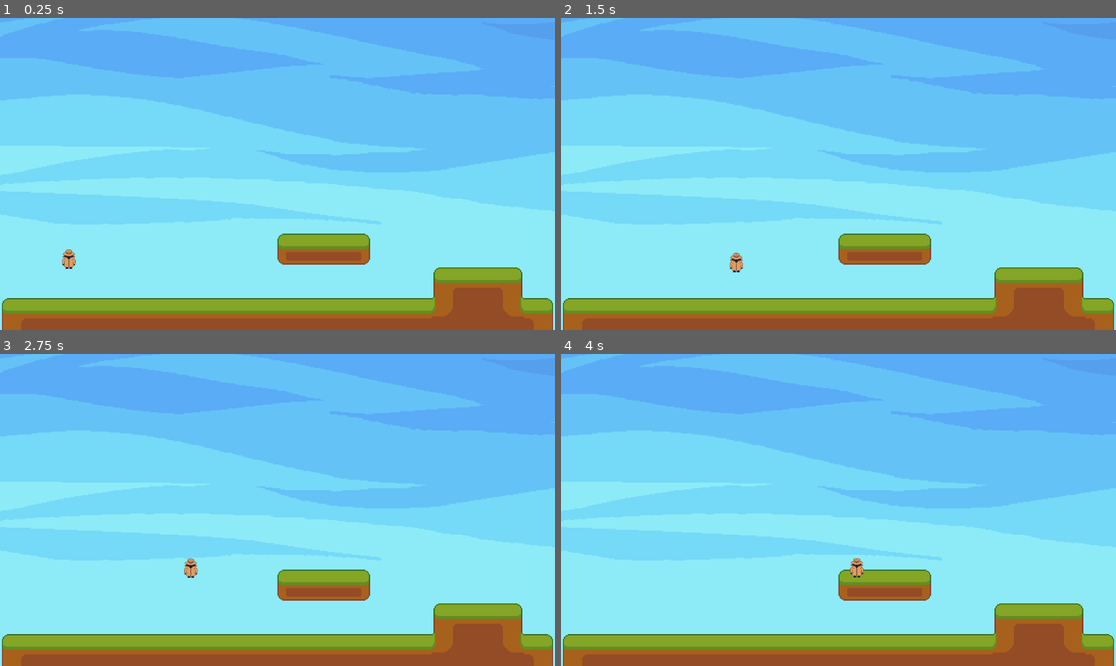
Above: before the commit, frames 1-4 (two rows, left to right).
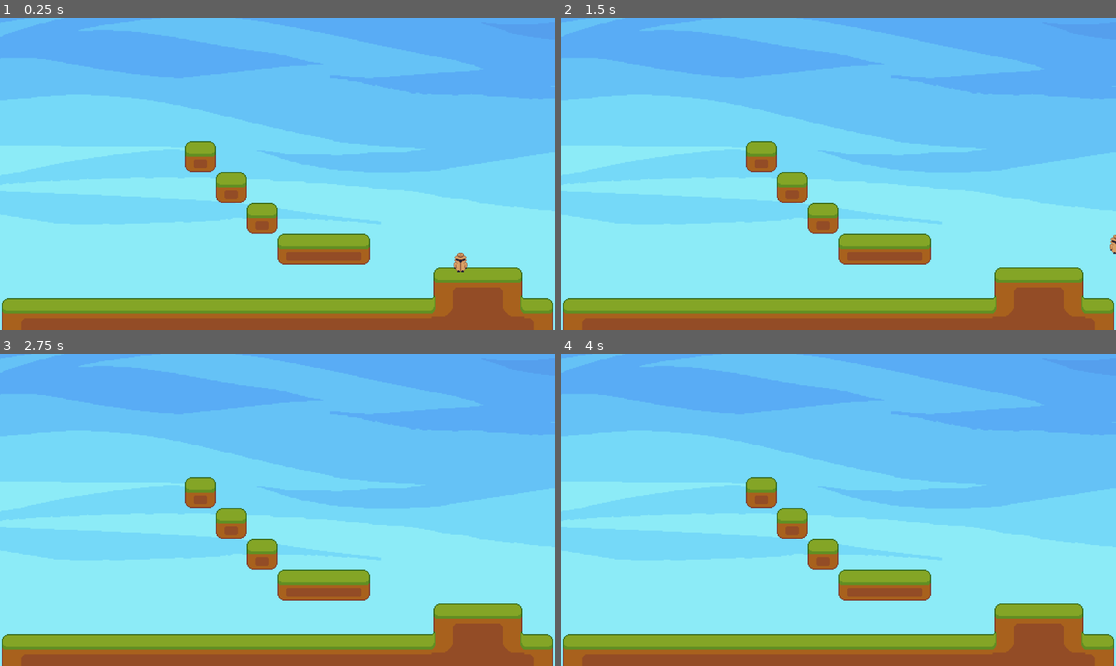
Above: after the commit, the same moments.

Repository: tjjoris/DEP_GoedWareJam
Game: Godot game, scene res://levels/level_yan.tscn
Same seed, same stepped clock (60 frames per second), same inputs: the game is played once before the commit and once after it. This scene is started directly instead of the project's main scene.
Inputs:
- Up to frame 1 (0.25 s): no input
- Up to frame 2 (1.5 s): hold D (right) from 0.53 s (still down); tap Space (jump) at 0.6, 0.77, 1.07, 1.35 s
- Up to frame 3 (2.75 s): tap Space (jump) at 1.52, 1.82, 2.1 s; release D (right) at 2.03 s; hold A (left) from 2.03 s (still down)
- Up to frame 4 (4 s): release A (left) at 2.78 s; hold D (right) from 2.78 s (still down); tap Space (jump) at 2.85, 3.02, 3.32, 3.6, 3.77 s

The runs differ from the first frame. In frame 1, 1.9% of the frame differs, in the area x 11-85%, y 39-82%; in frame 2, 1.8%; in frame 3, 1.7%; in frame 4, 1.7%.

Commit message:
made he jump feel better
sped up the fall time relatively to the time the player spent in the air

Diff:
--- a/entity/PlayerController.gd
+++ b/entity/PlayerController.gd
@@ -1,32 +1,39 @@
 extends CharacterBody2D
 
 # Exported movement variables
-@export var SPEED: float = 250.0
+@export var SPEED: float = 220.0
 @export var ACCELERATION: float = 1700.0
 @export var FRICTION: float = 1400.0
 
 # Exporrted jump related variables
 @export var JUMP_VELOCITY: float = -520.0
 @export var MAX_JUMPS: int = 2
-@export var GRAVITY: float = 1500.0
+@export var GRAVITY: float = 1600.0
 
 # Internal jump related variables
 var jumps_remaining: int = MAX_JUMPS
 var has_jumped: bool = false
 
+var air_time = 0.0
+const BONUS_GRAVITY = 2.0
+
 func _physics_process(delta: float) -> void:
 	# Handles gravity.
 	if not is_on_floor():
-		velocity.y += GRAVITY * delta
+		air_time = 0.0
 		# A possible way to limit the fall speed to not scale forever
 		# clampf(velocity.y, JUMP_VELOCITY, GRAVITY)
 	else:
+		air_time += delta
 		jumps_remaining = MAX_JUMPS
 		has_jumped = false
+	# Speeds up the players fall depending on how long they were in the air
+	velocity.y += (GRAVITY + GRAVITY * air_time * BONUS_GRAVITY) * delta
+
 
 	# Handles jump.
 	if Input.is_action_just_pressed("jump"):# and is_on_floor():
-		handle_jump()
+		handle_jump(delta)
 
 	# Get the input direction and handle the movement/deceleration.
 	var direction: float = Input.get_axis("left", "right")
@@ -37,8 +44,9 @@
 
 	move_and_slide()
 
+
 # Handles double jump
-func handle_jump() -> void:
+func handle_jump(delta: float) -> void:
 	# Allows you to jump after falling from ledge
 	if is_on_floor() == false and has_jumped == false:
 		jumps_remaining -= 1
--- a/levels/level_yan.tscn
+++ b/levels/level_yan.tscn
@@ -3,3 +3,9 @@
 [ext_resource type="PackedScene" uid="uid://b4o3d6g8vi3xw" path="res://levels/_level_blueprint.tscn" id="1_ahn3r"]
 
 [node name="Level_Yan" instance=ExtResource("1_ahn3r")]
+
+[node name="TileMap" parent="." index="1"]
+layer_0/tile_data = PackedInt32Array(589824, 0, 0, 589841, 196608, 0, 589825, 65536, 0, 589826, 65536, 0, 589827, 65536, 0, 589828, 65536, 0, 589829, 65536, 0, 589830, 65536, 0, 589831, 65536, 0, 589832, 65536, 0, 589833, 65536, 0, 589834, 65536, 0, 589835, 65536, 0, 589836, 65536, 0, 589837, 65536, 0, 589838, 393216, 3, 589839, 65536, 1, 589840, 327680, 3, 655360, 0, 1, 655377, 196608, 1, 655361, 65536, 1, 655362, 65536, 1, 655363, 65536, 1, 655364, 65536, 1, 655365, 65536, 1, 655366, 65536, 1, 655367, 65536, 1, 655368, 65536, 1, 655369, 65536, 1, 655370, 65536, 1, 655371, 65536, 1, 655372, 65536, 1, 655373, 65536, 1, 655374, 65536, 1, 655375, 65536, 1, 655376, 65536, 1, 458761, 262144, 0, 458762, 327680, 0, 524302, 0, 0, 524304, 196608, 0, 524303, 65536, 0, 458763, 393216, 0, 393224, 393216, 1, 327687, 393216, 1, 262150, 393216, 1)
+
+[node name="Player" parent="." index="2"]
+position = Vector2(956, 482)
